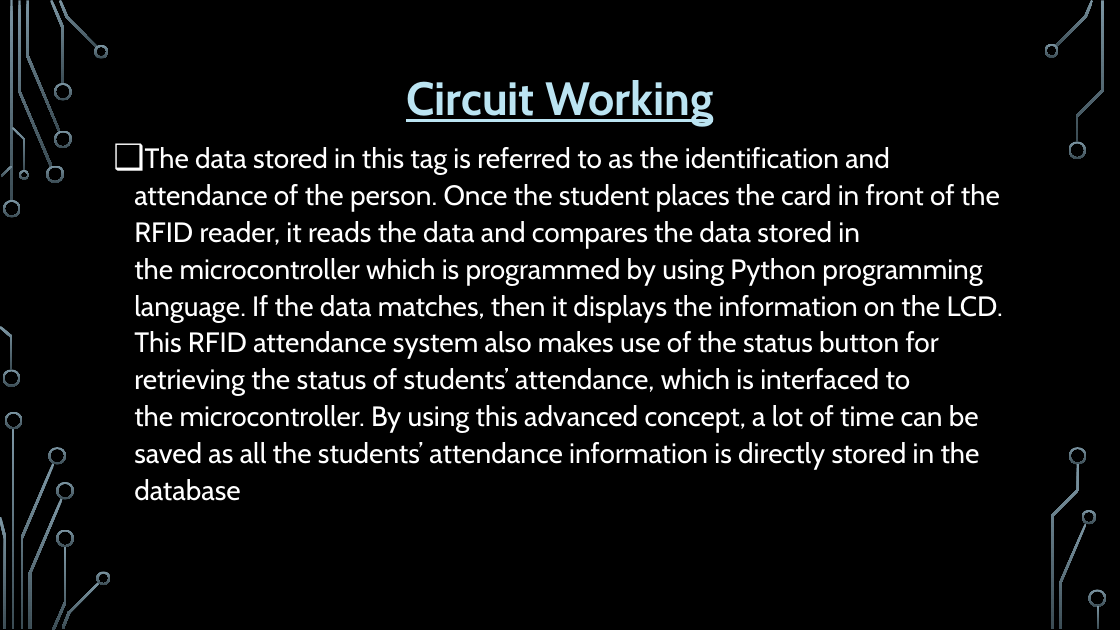
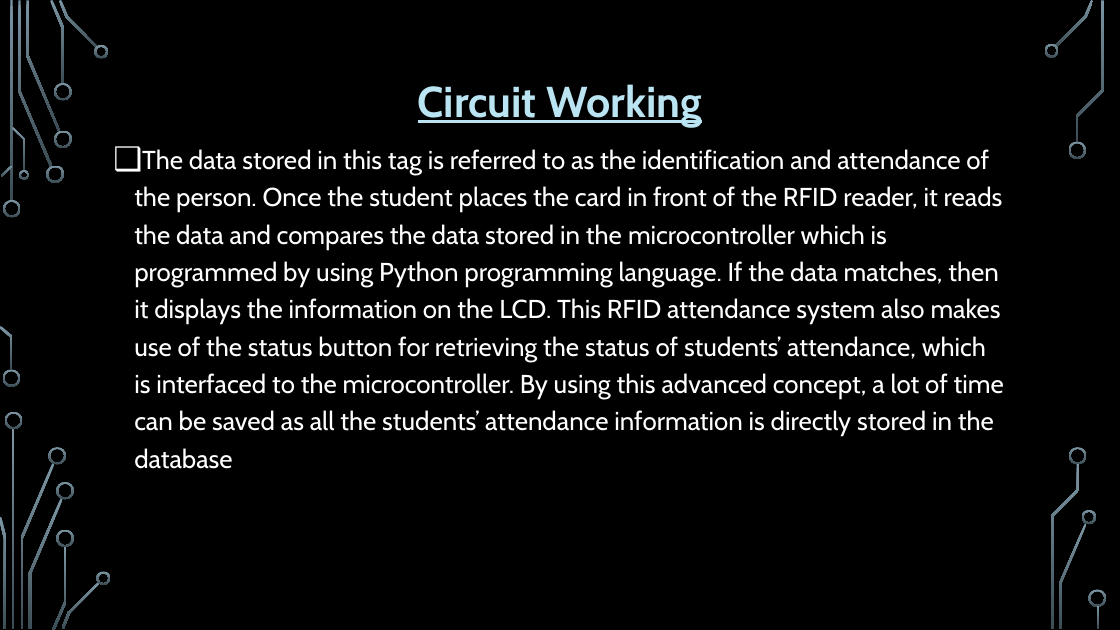
Before and after one commit to HumbleBee14/Raspberry-Pi-Python-RFID-Smart-Attendance-Management, a slide deck: slide 6 of MiniProjectPresentation.pptx. Drawn at 1120x630 pixels with LibreOffice and Linux fonts; fonts in the diff are those of the drawing; background and template pictures are left out. Boxes give left, top, right and bottom in pixels: in the first picture for what was removed or moved away, otherwise in the second. Text is boxed around its words. In the diff, an @@ line names an element or a change of style, - is before the commit and + after.

```diff
--- a/MiniProjectPresentation.pptx
+++ b/MiniProjectPresentation.pptx
@@ text "Circuit Working" at (134, 84, 1004, 469): size 40 to 37 pt in "Circuit Working"; size 24 to 22.2 pt; line spacing 1.1 to 1.2 @@
```
Also in this commit, not shown: 5 other slides changed.
